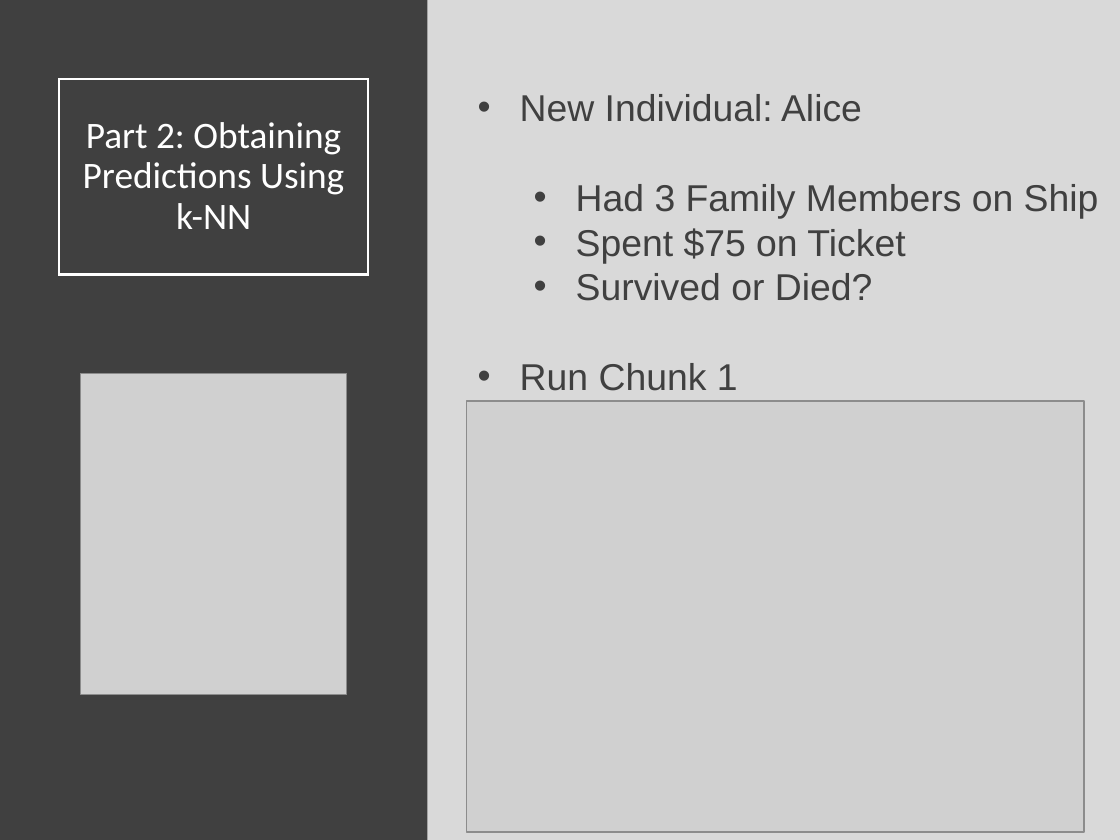
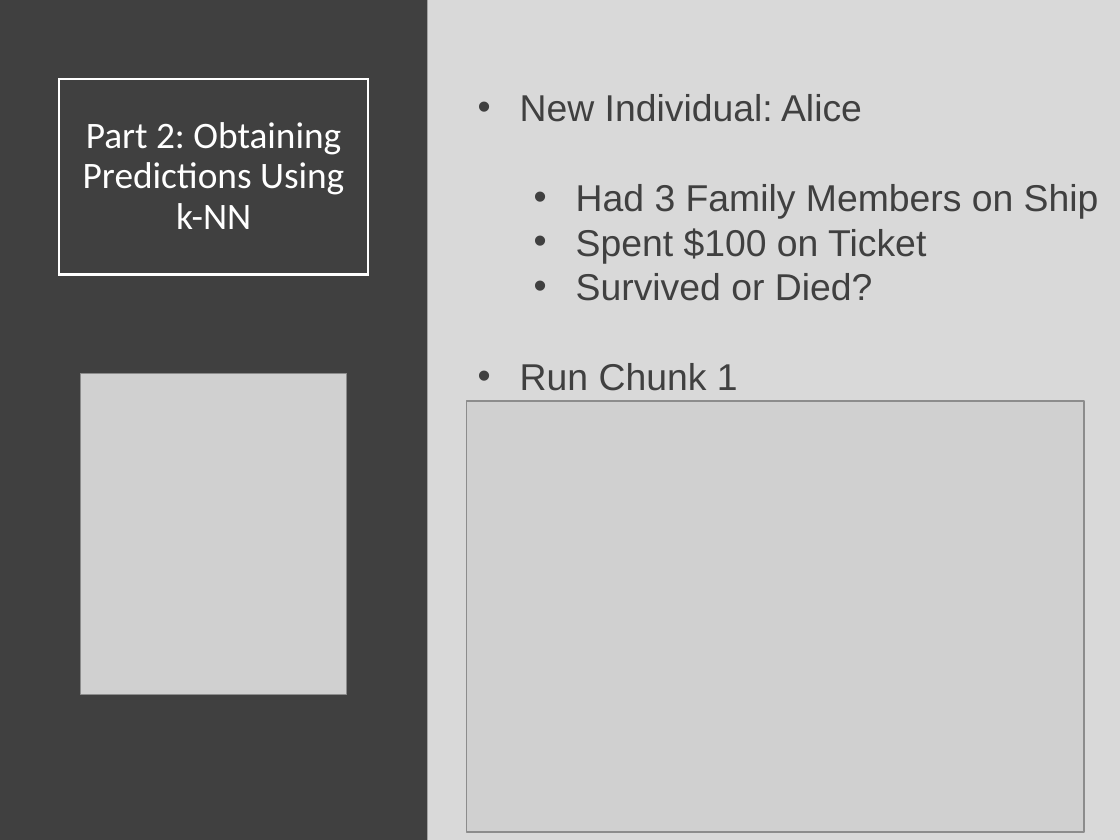
Before and after one commit to SuperMarioGiacomazzo/STOR320_WEBSITE, a slide deck: slide 11 of Lecture/Modeling 7/Modeling_7_Lecture.pptx. Drawn at 1120x840 pixels with LibreOffice and Linux fonts; fonts in the diff are those of the drawing; grey boxes stand for pictures. Boxes give left, top, right and bottom in pixels: in the first picture for what was removed or moved away, otherwise in the second. Text is boxed around its words. In the diff, an @@ line names an element or a change of style, - is before the commit and + after.

```diff
--- a/Lecture/Modeling 7/Modeling_7_Lecture.pptx
+++ b/Lecture/Modeling 7/Modeling_7_Lecture.pptx
@@ text at (576,228,926,263): text changed @@
-  • Spent $75 on Ticket
+  • Spent $100 on Ticket
```
Also in this commit, not shown: 4 other files.
